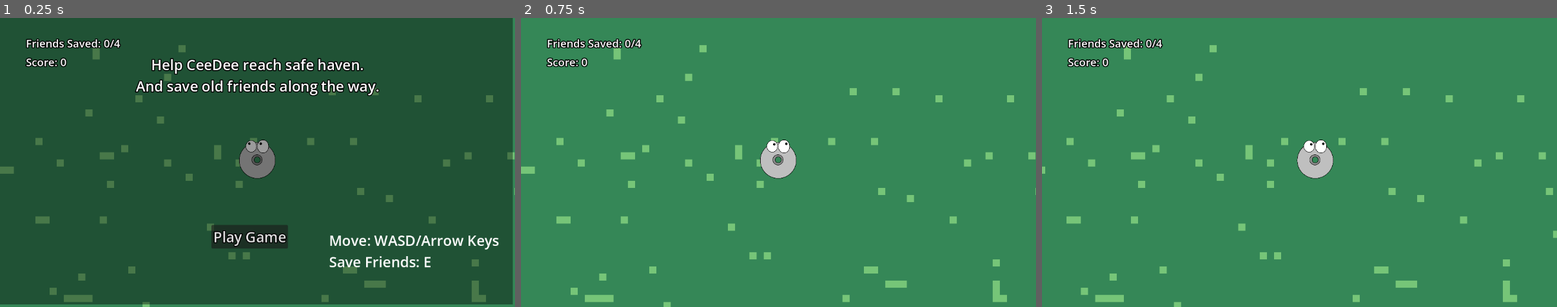
Above: before the commit, frames 1-3 (left to right).
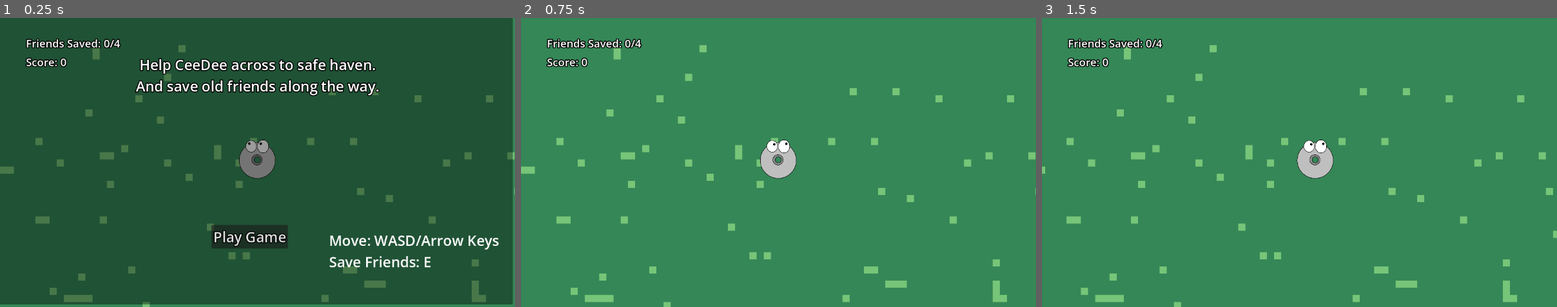
Above: after the commit, the same moments.

Repository: VNitesh17/ludum-dare-60
Game: Godot game, scene res://Scenes/game.tscn
Two runs of this game, one before a commit and one after it. Both use one fixed random seed, a clock stepped at 60 frames per second and the inputs below. The engine's default icon, where the game draws it, is replaced by a stand-in: a white triangle on a blue panel in a dark square.
Inputs:
- Up to frame 1 (0.25 s): no input
- Up to frame 2 (0.75 s): click "Play Game" at 0.5 s
- Up to frame 3 (1.5 s): tap Enter at 1.25 s; hold Right (move_right) from 1.28 s (still down); tap E (interact) at 1.35 s

The runs differ from the first frame. In frame 1, 1.3% of the frame differs, in the area x 27-73%, y 13-20%; in frame 2, nothing differs; in frame 3, nothing differs.

Commit message:
modified text

Diff:
--- a/Scenes/main_menu.tscn
+++ b/Scenes/main_menu.tscn
@@ -25,7 +25,7 @@
 theme_override_colors/font_outline_color = Color(0, 0, 0, 1)
 theme_override_constants/outline_size = 8
 theme_override_font_sizes/font_size = 32
-text = "Help CeeDee reach safe haven.
+text = "Help CeeDee across to safe haven.
 And save old friends along the way."
 horizontal_alignment = 1
 
